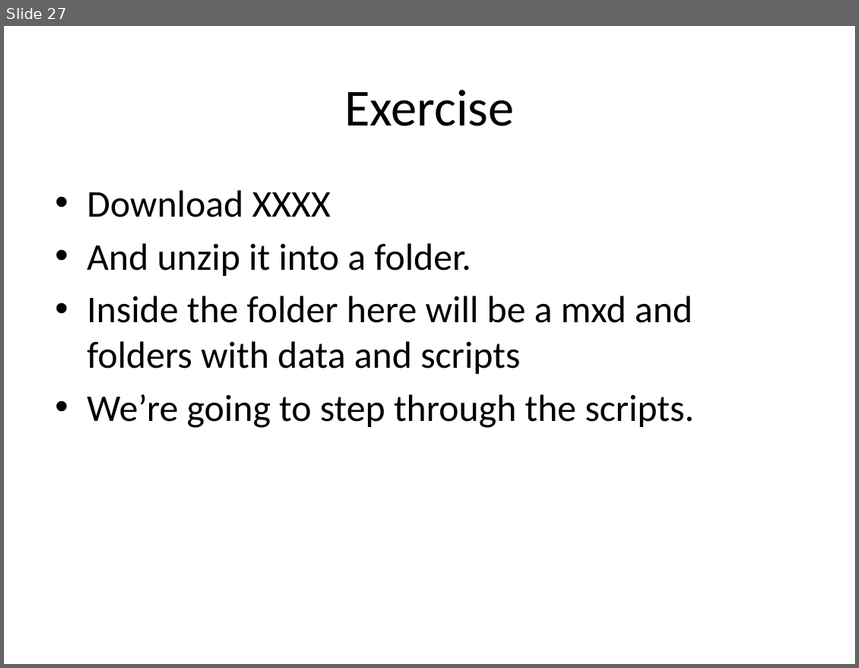
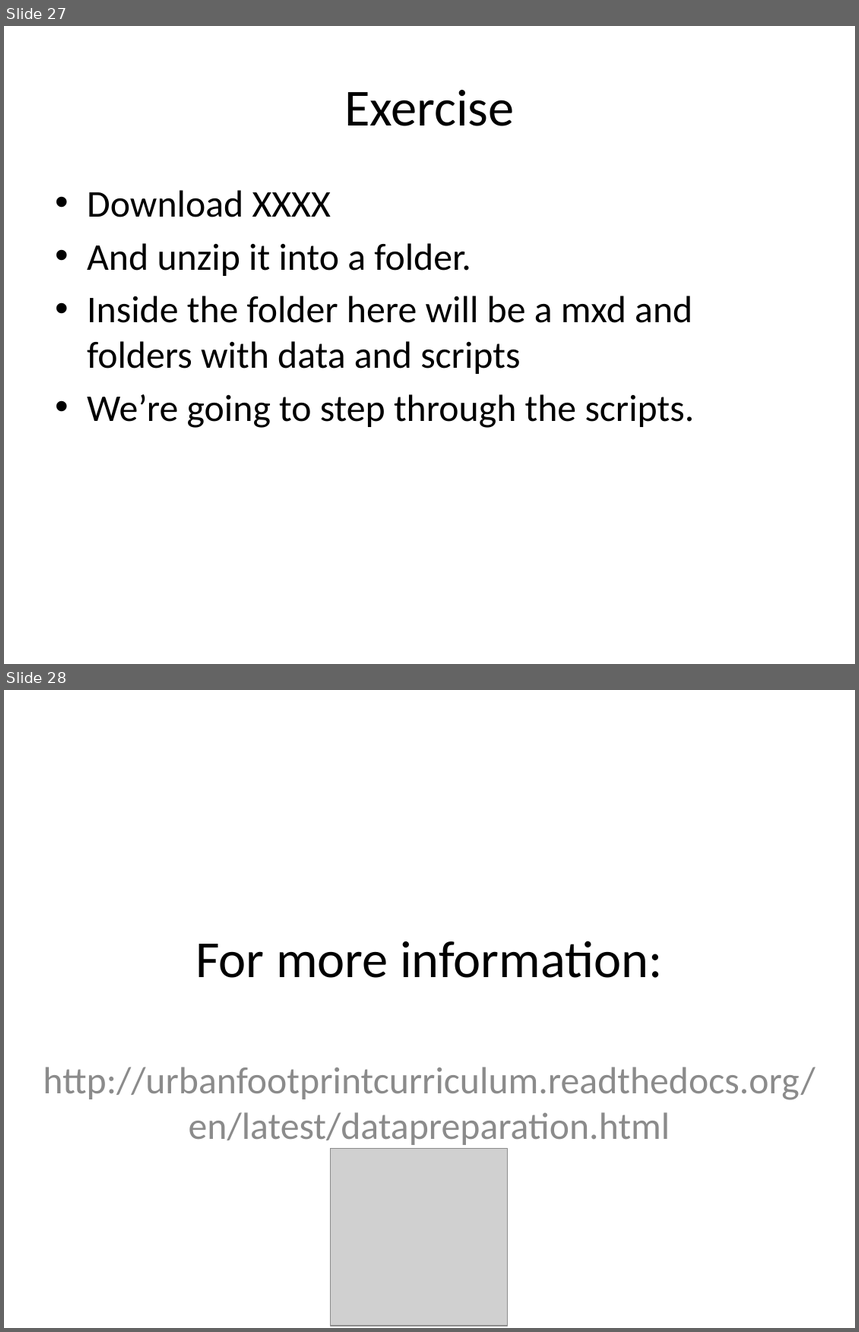
Before and after one commit to ucdavis-ice/UrbanFootprintCurriculum, a slide deck: OtherDocs/UF_BaseData.pptx. Shown one above the other, each under a label of ours: slide 27 before the commit, slides 27 and 28 after it. The pictures are 859x668 and 859x1332 pixels, drawn with LibreOffice and Linux fonts; fonts in the diff are those of the drawing; grey boxes stand for pictures. Boxes give left, top, right and bottom in pixels: in the first picture for what was removed or moved away, otherwise in the second. Text is boxed around its words. In the diff, an @@ line names an element or a change of style, - is before the commit and + after.

```diff
--- a/OtherDocs/UF_BaseData.pptx
+++ b/OtherDocs/UF_BaseData.pptx
@@ slide 28 added at <box>4,690,855,1328</box>, background #FFFFFF @@
@@ title added at <box>196,941,663,978</box>, 44 pt, text #000000 @@
+For more information:
@@ subtitle added at <box>43,1067,815,1145</box>, 32 pt, text #8C8C8C @@
+http://urbanfootprintcurriculum.readthedocs.org/en/latest/datapreparation.html
@@ picture added at <box>330,1149,507,1326</box> @@
```
Also in this commit, not shown: 2 slides changed, 4 other files.
